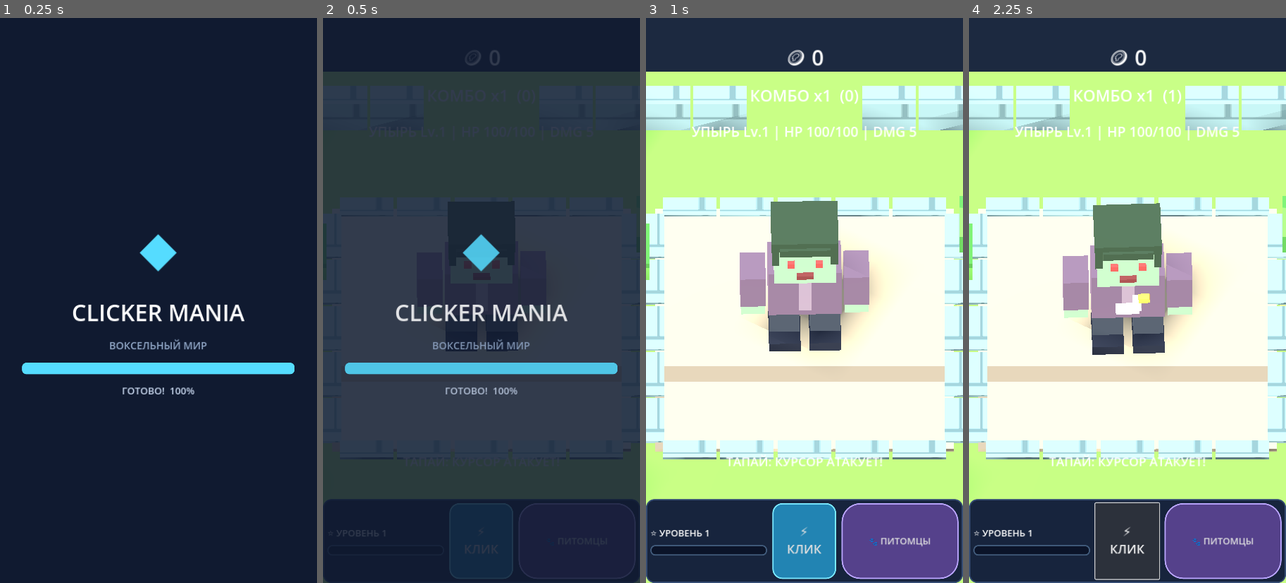
Above: before the commit, frames 1-4 (left to right).
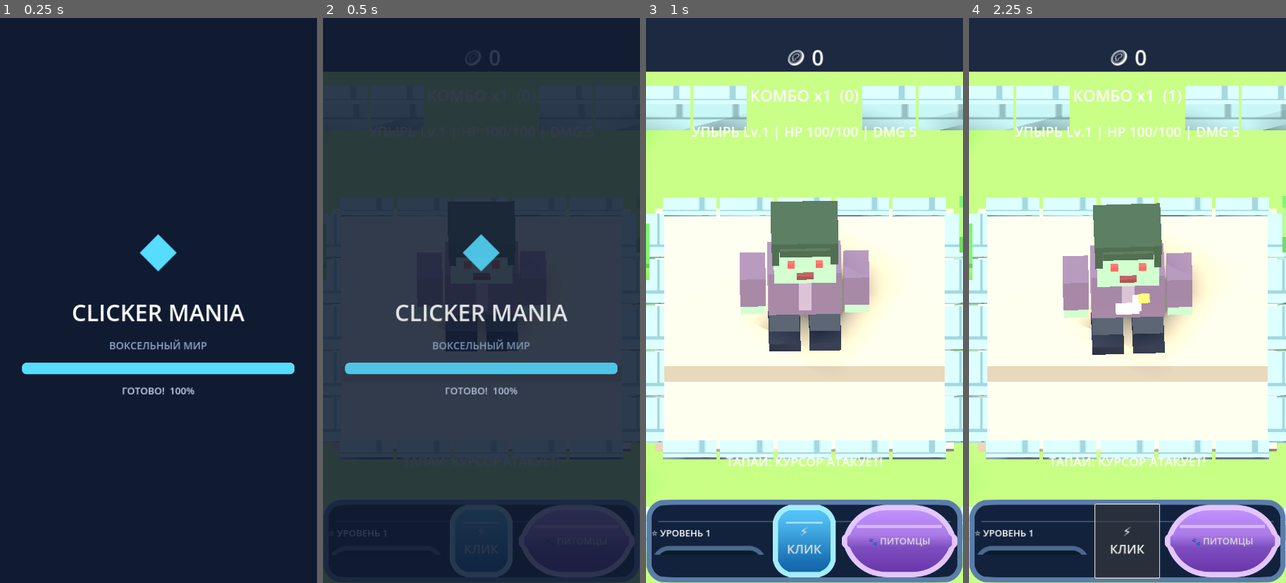
Above: after the commit, the same moments.

Repository: dozyFJ/clicker-mania
Game: Godot game, scene res://main.tscn
Same seed, same stepped clock (60 frames per second), same inputs: the game is played once before the commit and once after it.
Inputs:
- Up to frame 1 (0.25 s): no input
- Up to frame 2 (0.5 s): no input
- Up to frame 3 (1 s): click "⚡ КЛИК" at 0.5 s
- Up to frame 4 (2.25 s): click "🐾 ПИТОМЦЫ" at 1.25 s; click "⚡ КЛИК" at 2 s

Frame 1 is identical in both runs. In frame 2, 0.3% of the frame differs, in the area x 0-100%, y 85-100%; in frame 3, 9.7%; in frame 4, 7.8%.
Error before the commit: Invalid access to property or key 'position' on a base object of type 'Nil'. (res://main.gd:478)
Error after the commit: Invalid access to property or key 'position' on a base object of type 'Nil'. (res://main.gd:494)

Commit message:
Use GUI texture atlas for HUD panel, click/pets buttons and XP progress

Diff:
--- a/main.gd
+++ b/main.gd
@@ -311,6 +311,22 @@
 	style.content_margin_bottom = 9
 	return style
 
+func _ui_atlas_style(tile: int, margin: float = 34.0) -> StyleBoxTexture:
+	var atlas := AtlasTexture.new()
+	atlas.atlas = load("res://ui_atlas.svg")
+	atlas.region = Rect2((tile % 3) * 256, int(tile / 3) * 256, 256, 256)
+	var style := StyleBoxTexture.new()
+	style.texture = atlas
+	style.texture_margin_left = margin
+	style.texture_margin_right = margin
+	style.texture_margin_top = margin
+	style.texture_margin_bottom = margin
+	style.content_margin_left = 12
+	style.content_margin_right = 12
+	style.content_margin_top = 12
+	style.content_margin_bottom = 12
+	return style
+
 func _build_bottom_menu(root: Control) -> void:
 	menu_panel = PanelContainer.new()
 	menu_panel.anchor_top = 1.0
@@ -318,7 +334,7 @@
 	menu_panel.anchor_right = 1.0
 	menu_panel.offset_top = -190
 	menu_panel.offset_bottom = 0
-	menu_panel.add_theme_stylebox_override("panel", _rounded_style(Color("#17243d"), Color("#354c73"), 18))
+	menu_panel.add_theme_stylebox_override("panel", _ui_atlas_style(0))
 	root.add_child(menu_panel)
 	var row := HBoxContainer.new()
 	row.alignment = BoxContainer.ALIGNMENT_CENTER
@@ -340,15 +356,15 @@
 	var xp_fill := StyleBoxFlat.new()
 	xp_fill.bg_color = Color("#59dc73")
 	xp_fill.set_corner_radius_all(10)
-	level_progress.add_theme_stylebox_override("fill", xp_fill)
-	level_progress.add_theme_stylebox_override("background", _rounded_style(Color("#0b1429"), Color("#415b7b"), 10))
+	level_progress.add_theme_stylebox_override("fill", _ui_atlas_style(4, 22))
+	level_progress.add_theme_stylebox_override("background", _ui_atlas_style(3, 22))
 	xp_column.add_child(level_progress)
 	var click_button := Button.new()
 	click_button.text = "⚡\nКЛИК"
 	click_button.custom_minimum_size = Vector2(145, 145)
 	click_button.add_theme_font_size_override("font_size", 28)
-	click_button.add_theme_stylebox_override("normal", _rounded_style(Color("#2284b3"), Color("#7ae8ff"), 22))
-	click_button.add_theme_stylebox_override("pressed", _rounded_style(Color("#116186"), Color("#d4faff"), 22))
+	click_button.add_theme_stylebox_override("normal", _ui_atlas_style(1))
+	click_button.add_theme_stylebox_override("pressed", _ui_atlas_style(5))
 	click_button.pressed.connect(func() -> void: _tap(get_viewport().get_visible_rect().size * 0.5))
 	row.add_child(click_button)
 	var pets_button := Button.new()
@@ -356,8 +372,8 @@
 	pets_button.custom_minimum_size = Vector2(180, 84)
 	pets_button.size_flags_horizontal = Control.SIZE_EXPAND_FILL
 	pets_button.add_theme_font_size_override("font_size", 21)
-	pets_button.add_theme_stylebox_override("normal", _rounded_style(Color("#55418b"), Color("#bba6ff"), 42))
-	pets_button.add_theme_stylebox_override("pressed", _rounded_style(Color("#37265f"), Color("#d9cfff"), 42))
+	pets_button.add_theme_stylebox_override("normal", _ui_atlas_style(2, 68))
+	pets_button.add_theme_stylebox_override("pressed", _ui_atlas_style(0, 68))
 	pets_button.pressed.connect(_open_menu.bind(1))
 	row.add_child(pets_button)
 	menu_info = Label.new()
